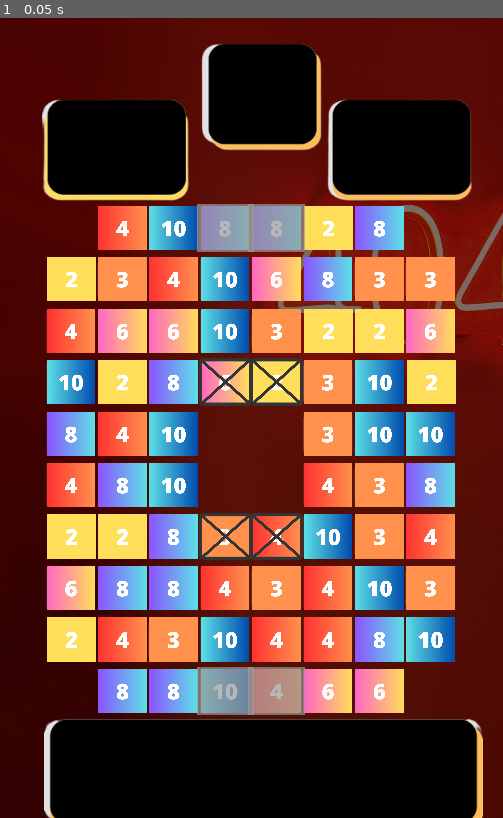
Above: before the commit, frame 1.
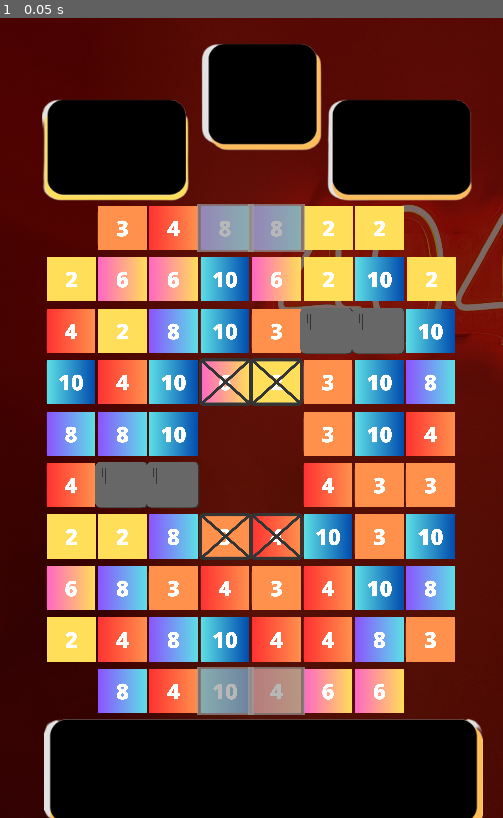
Above: after the commit, the same moment.

Repository: AARCOF/Play-To-Fail-Juego-en-Godot
Game: Godot game, scene res://Scenes/game_window.tscn
The game is run twice, just before and just after one commit, with the same random seed, the same clock (stepped at 60 frames per second) and the same inputs.
Inputs:
- Up to frame 1 (0.05 s): no input

The runs differ from the first frame. In frame 1, 14% of the frame differs, in the area x 18-91%, y 23-87%.

Commit message:
build_obstaclesAndRefactoringIt

Diff:
--- /dev/null
+++ b/Scenes/concrete.tscn
@@ -0,0 +1,9 @@
+[gd_scene load_steps=3 format=2]
+
+[ext_resource path="res://Scenes/block.tscn" type="PackedScene" id=1]
+[ext_resource path="res://art/obstacles/concrete.png" type="Texture" id=2]
+
+[node name="Node2D" instance=ExtResource( 1 )]
+
+[node name="Sprite" parent="." index="0"]
+texture = ExtResource( 2 )
--- a/Scenes/game_window.tscn
+++ b/Scenes/game_window.tscn
@@ -6,6 +6,7 @@
 [ext_resource path="res://grid.gd" type="Script" id=4]
 [ext_resource path="res://Scripts/block_holder.gd" type="Script" id=5]
 [ext_resource path="res://Scripts/lock_holder.gd" type="Script" id=6]
+[ext_resource path="res://Scripts/concrete_holder.gd" type="Script" id=7]
 
 [node name="game_window" type="Node2D"]
 
@@ -40,15 +41,19 @@
 y_start = 837
 offset = 64
 y_offset = 5
-empty_spaces = PoolVector2Array( 0, 0, 7, 0, 0, 9, 7, 9, 3, 4, 4, 4, 3, 5, 4, 5 )
+empty_spaces = PoolVector2Array( 7, 0, 0, 9, 7, 9, 3, 4, 4, 4, 3, 5, 4, 5, 0, 0 )
 block_spaces = PoolVector2Array( 3, 0, 4, 0, 3, 9, 4, 9 )
 lock_spaces = PoolVector2Array( 3, 3, 4, 3, 3, 6, 4, 6 )
+concrete_spaces = PoolVector2Array( 1, 4, 2, 4, 5, 7, 6, 7 )
 
 [node name="block_holder" type="Node2D" parent="."]
 script = ExtResource( 5 )
 
 [node name="lock_holder" type="Node2D" parent="."]
 script = ExtResource( 6 )
+
+[node name="concrete_holder" type="Node2D" parent="."]
+script = ExtResource( 7 )
 
 [node name="destroy_timer" type="Timer" parent="."]
 wait_time = 0.15
@@ -62,9 +67,14 @@
 one_shot = true
 
 [connection signal="damage_block" from="grid" to="block_holder" method="_on_grid_damage_block"]
+[connection signal="damage_concrete" from="grid" to="concrete_holder" method="_on_grid_damage_concrete"]
 [connection signal="damage_lock" from="grid" to="lock_holder" method="_on_grid_damage_lock"]
 [connection signal="make_block" from="grid" to="block_holder" method="_on_grid_make_block"]
+[connection signal="make_concrete" from="grid" to="concrete_holder" method="_on_grid_make_concrete"]
 [connection signal="make_lock" from="grid" to="lock_holder" method="_on_grid_make_lock"]
+[connection signal="remove_block" from="block_holder" to="grid" method="_on_block_holder_remove_block"]
+[connection signal="remove_lock" from="lock_holder" to="grid" method="_on_lock_holder_remove_lock"]
+[connection signal="remove_concrete" from="concrete_holder" to="grid" method="_on_concrete_holder_remove_concrete"]
 [connection signal="timeout" from="destroy_timer" to="grid" method="_on_destroy_timer_timeout"]
 [connection signal="timeout" from="collapse_timer" to="grid" method="_on_collapse_timer_timeout"]
 [connection signal="timeout" from="refill_timer" to="grid" method="_on_refill_timer_timeout"]
--- a/Scripts/block_holder.gd
+++ b/Scripts/block_holder.gd
@@ -1,5 +1,9 @@
 extends Node2D
 
+#señal de eliminacion
+signal remove_block
+
+#valores de pantalla
 var block_pieces = []
 var width = 8
 var height = 10
@@ -30,3 +34,4 @@
 		if block_pieces[board_position.x][board_position.y].health <= 0:
 			block_pieces[board_position.x][board_position.y].queue_free()
 			block_pieces[board_position.x][board_position.y] = null
+			emit_signal("remove_block", board_position)
--- /dev/null
+++ b/Scripts/concrete_holder.gd
@@ -0,0 +1,37 @@
+extends Node2D
+
+#señal de eliminacion
+signal remove_concrete
+
+#valores de la pantalla
+var concrete_pieces = []
+var width = 8
+var height = 10
+var concrete = preload("res://Scenes/concrete.tscn")
+
+func _ready():
+	pass
+
+func make_2d_array():
+	var array = []
+	for i in range(width):
+		array.append([])
+		for j in range(height):
+			array[i].append(null)
+	return array
+
+func _on_grid_make_concrete(board_position):
+	if concrete_pieces.size() == 0:
+		concrete_pieces = make_2d_array()
+	var current = concrete.instance()
+	add_child(current)
+	current.position = Vector2(board_position.x * 64 + 87, -board_position.y * 64 + 837)
+	concrete_pieces[board_position.x][board_position.y] = current
+
+func _on_grid_damage_concrete(board_position):
+	if concrete_pieces[board_position.x][board_position.y] != null:
+		concrete_pieces[board_position.x][board_position.y].take_damage(1)
+		if concrete_pieces[board_position.x][board_position.y].health <= 0:
+			concrete_pieces[board_position.x][board_position.y].queue_free()
+			concrete_pieces[board_position.x][board_position.y] = null
+			emit_signal("remove_concrete", board_position)
--- a/Scripts/lock_holder.gd
+++ b/Scripts/lock_holder.gd
@@ -1,5 +1,9 @@
 extends Node2D
 
+#señal de eliminacion
+signal remove_lock
+
+#valores de la pantalla
 var lock_pieces = []
 var width = 8
 var height = 10
@@ -30,3 +34,4 @@
 		if lock_pieces[board_position.x][board_position.y].health <= 0:
 			lock_pieces[board_position.x][board_position.y].queue_free()
 			lock_pieces[board_position.x][board_position.y] = null
+			emit_signal("remove_lock", board_position)
--- a/grid.gd
+++ b/grid.gd
@@ -16,12 +16,15 @@
 export (PoolVector2Array) var empty_spaces
 export (PoolVector2Array) var block_spaces
 export (PoolVector2Array) var lock_spaces
+export (PoolVector2Array) var concrete_spaces
 
 # Seniales de obstaculos
 signal make_block
 signal damage_block
 signal make_lock
 signal damage_lock
+signal make_concrete
+signal damage_concrete
 
 # Array de piezas
 var possible_pieces = [
@@ -56,9 +59,20 @@
 	spawn_pieces()
 	spawn_block()
 	spawn_locks()
+	spawn_concrete()
 
 func restricted_movement(place):
 	if is_in_array(empty_spaces, place):
+		return true
+	if is_in_array(concrete_spaces, place):
+		return true
+	return false
+
+func restricted_move(place):
+	#Restringe el movimiento de las piezas 'licorice' y 'block'
+	if is_in_array(lock_spaces, place):
+		return true
+	if is_in_array(block_spaces, place):
 		return true
 	return false
 
@@ -67,6 +81,12 @@
 		if array[i] == item:
 			return true
 	return false
+
+func remove_from_array(array, item):
+	for i in range(array.size() - 1, -1, -1):
+		if array[i] == item:
+			array.remove(i)
+	return array
 
 func make_2d_array():
 	var array = []
@@ -101,6 +121,10 @@
 	for i in range(lock_spaces.size()):
 		emit_signal("make_lock", lock_spaces[i])
 
+func spawn_concrete():
+	for i in range(concrete_spaces.size()):
+		emit_signal("make_concrete", concrete_spaces[i])
+
 func match_at(i, j, color):
 	if i > 1:
 		if all_pieces[i-1][j] != null && all_pieces[i-2][j] != null:
@@ -144,12 +168,13 @@
 	var first_piece = all_pieces[column][row]
 	var other_piece = all_pieces[column + direction.x][row + direction.y]
 	if first_piece != null && other_piece != null:
-		restore_info(first_piece, other_piece, Vector2(column, row), direction)
-		state = wait
-		all_pieces[column][row] = other_piece
-		all_pieces[column + direction.x][row + direction.y] = first_piece
-		first_piece.move(grid_to_pixel(column + direction.x, row + direction.y))
-		other_piece.move(grid_to_pixel(column, row))
+		if !restricted_move(Vector2(column, row)) and !restricted_move(Vector2(column, row) + direction):
+			restore_info(first_piece, other_piece, Vector2(column, row), direction)
+			state = wait
+			all_pieces[column][row] = other_piece
+			all_pieces[column + direction.x][row + direction.y] = first_piece
+			first_piece.move(grid_to_pixel(column + direction.x, row + direction.y))
+			other_piece.move(grid_to_pixel(column, row))
 
 		if !move_checked:
 			find_matches()
@@ -159,7 +184,6 @@
 	piece_two = other_piece
 	last_place = place
 	last_direction = direction
-	pass
 
 func swap_back():
 	if piece_one != null && piece_two != null:
@@ -235,9 +259,26 @@
 	if was_matched:
 		get_parent().get_node("collapse_timer").start()
 
+func damage_array(array, column, row):
+	if column < width - 1:
+		emit_signal(array, Vector2(column + 1, row))
+	if column > 0:
+		emit_signal(array, Vector2(column - 1, row))
+	if row < height - 1:
+		emit_signal(array, Vector2(column, row + 1))
+	if row > 0:
+		emit_signal(array, Vector2(column, row - 1))
+
+func check_concrete(column, row):
+	damage_array("damage_concrete", column, row)
+
+func check_lock(column, row):
+	damage_array("damage_lock", column, row)
+
 func destroy_obstacles(column, row):
 	emit_signal("damage_block", Vector2(column, row))
-	emit_signal("damage_lock", Vector2(column, row))
+	check_lock(column, row)
+	check_concrete(column, row)
 
 func collapse_columns():
 	for i in width:
@@ -301,3 +342,12 @@
 func _on_refill_timer_timeout():
 	refill_colums()
 	print("refill")
+
+func _on_lock_holder_remove_lock(place):
+	lock_spaces = remove_from_array(lock_spaces, place)
+
+func _on_block_holder_remove_block(place):
+	block_spaces = remove_from_array(block_spaces, place)
+
+func _on_concrete_holder_remove_concrete(place):
+	concrete_spaces = remove_from_array(concrete_spaces, place)
Not shown: 1 places in Scenes/game_window.tscn that only renumber resources
Binary file added: art/obstacles/concrete.png
Not shown, added: art/obstacles/concrete.png.import
